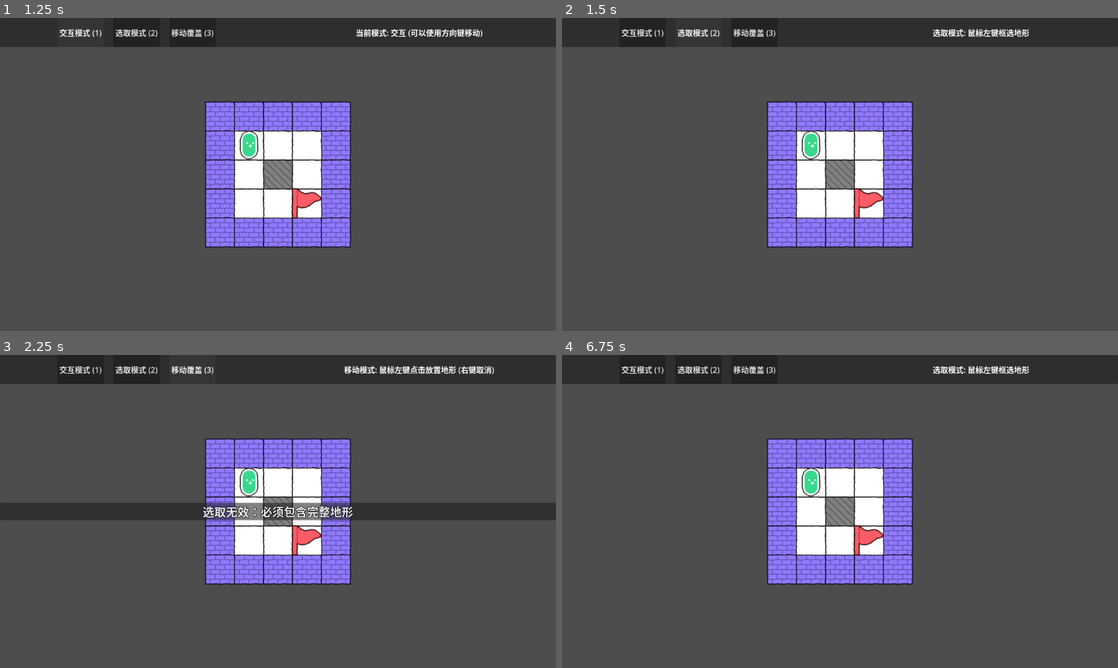
Above: before the commit, frames 1-4 (two rows, left to right).
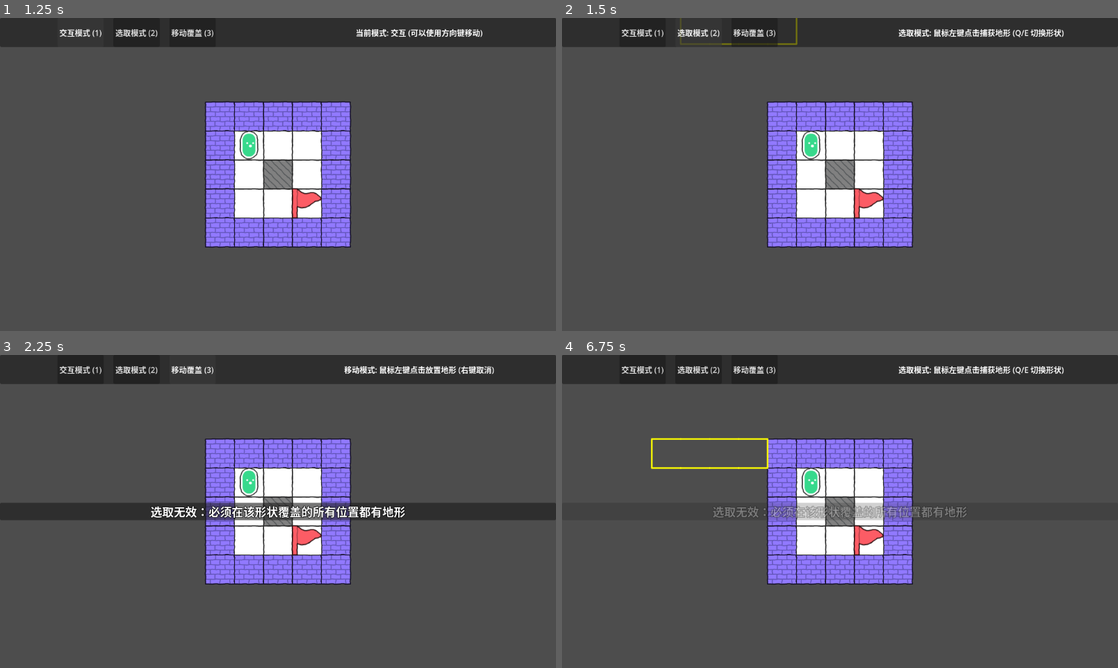
Above: after the commit, the same moments.

Repository: 494311870/jam-mask
Game: Godot game, scene res://scenes/main.tscn
Two runs of this game, one before a commit and one after it. Both use one fixed random seed, a clock stepped at 60 frames per second and the inputs below.
Inputs (mouse positions are in pixels of both pictures, inside the frame that each line leads up to):
- Up to frame 1 (1.25 s): click "交互模式 (1)" at 0.5 s
- Up to frame 2 (1.5 s): click "选取模式 (2)" at 1.25 s
- Up to frame 3 (2.25 s): click "移动覆盖 (3)" at 2 s
- Up to frame 4 (6.75 s): tap Enter at 2.75, 4.25, 5.75 s; move the mouse to (962, 495) at 2.77 s; hold D (move_right) 2.78-3.53 s; tap Q at 2.85, 3.8, 4.35, 5.3 s; click (962, 495) at 2.92 s; tap E at 3.05, 3.6, 4.55, 5.1, 6.05 s; tap Space at 3.5, 5 s; move the mouse to (728, 527) at 3.52 s; hold S (move_down) 3.53-4.28 s; click (728, 527) at 3.67 s; move the mouse to (895, 442) at 4.27 s; hold D (move_right) 4.28-5.03 s; click (895, 442) at 4.42 s; move the mouse to (812, 574) at 5.02 s; hold W (move_up) 5.03-5.78 s; click (812, 574) at 5.17 s; move the mouse to (1006, 558) at 5.77 s; hold A (move_left) from 5.78 s (still down); tap 1 at 5.85 s; click (1006, 558) at 5.92 s; move the mouse to (673, 464) at 6.52 s; tap 2 at 6.6 s; click (673, 464) at 6.67 s

Frame 1 is identical in both runs. In frame 2, 0.6% of the frame differs, in the area x 21-91%, y 0-9%; in frame 3, 1.2%; in frame 4, 2.3%, in the area x 16-91%, y 3-53%.

Commit message:
feat: 添加形状选择功能和预览绘制

Diff:
--- a/scenes/viewfinder/viewfinder_system.gd
+++ b/scenes/viewfinder/viewfinder_system.gd
@@ -2,6 +2,16 @@
 extends Node2D
 
 enum Mode { INTERACT, SELECT, MOVE }
+
+const SHAPES: Array[Array] = [
+	[Vector2i(0, 0), Vector2i(1, 0), Vector2i(2, 0), Vector2i(3, 0)], # I
+	[Vector2i(0, 0), Vector2i(1, 0), Vector2i(0, 1), Vector2i(1, 1)], # O
+	[Vector2i(1, 0), Vector2i(0, 1), Vector2i(1, 1), Vector2i(2, 1)], # T
+	[Vector2i(0, 0), Vector2i(0, 1), Vector2i(1, 1), Vector2i(2, 1)], # J
+	[Vector2i(2, 0), Vector2i(0, 1), Vector2i(1, 1), Vector2i(2, 1)], # L
+	[Vector2i(1, 0), Vector2i(2, 0), Vector2i(0, 1), Vector2i(1, 1)], # S
+	[Vector2i(0, 0), Vector2i(1, 0), Vector2i(1, 1), Vector2i(2, 1)]  # Z
+]
 
 @export var terrain_layer: TileMapLayer
 @export var elements_layer: TileMapLayer
@@ -11,9 +21,7 @@
 		current_mode = value
 		_on_mode_changed()
 
-var selection_start: Vector2i
-var selection_end: Vector2i
-var is_selecting: bool = false
+var active_shape_index: int = 0
 
 # Array of TileDataInfo or similar
 var copied_tiles: Array = []
@@ -46,7 +54,6 @@
 	current_mode = Mode.INTERACT
 
 func _on_mode_changed():
-	is_selecting = false
 	queue_redraw()
 	if overlay_layer:
 		overlay_layer.queue_redraw()
@@ -62,7 +69,7 @@
 		Mode.INTERACT:
 			label_status.text = "当前模式: 交互 (可以使用方向键移动)"
 		Mode.SELECT:
-			label_status.text = "选取模式: 鼠标左键框选地形"
+			label_status.text = "选取模式: 鼠标左键点击捕获地形 (Q/E 切换形状)"
 		Mode.MOVE:
 			label_status.text = "移动模式: 鼠标左键点击放置地形 (右键取消)"
 
@@ -79,6 +86,13 @@
 			current_mode = Mode.SELECT
 		elif event.keycode == KEY_3:
 			current_mode = Mode.MOVE
+		elif current_mode == Mode.SELECT:
+			if event.keycode == KEY_Q:
+				active_shape_index = (active_shape_index - 1 + SHAPES.size()) % SHAPES.size()
+				_update_overlay()
+			elif event.keycode == KEY_E:
+				active_shape_index = (active_shape_index + 1) % SHAPES.size()
+				_update_overlay()
 
 	if current_mode == Mode.INTERACT:
 		return
@@ -87,36 +101,25 @@
 		var mouse_pos = get_global_mouse_position()
 		var map_pos = terrain_layer.local_to_map(terrain_layer.to_local(mouse_pos))
 
-		if event.button_index == MOUSE_BUTTON_LEFT:
+		if event.button_index == MOUSE_BUTTON_LEFT and event.pressed:
 			if current_mode == Mode.SELECT:
-				if event.pressed:
-					is_selecting = true
-					selection_start = map_pos
-					selection_end = map_pos
-				else:
-					is_selecting = false
-					_capture_selection()
+				var current_shape: Array = SHAPES[active_shape_index]
+				_capture_selection(map_pos, current_shape)
 
 			elif current_mode == Mode.MOVE:
-				if event.pressed:
-					_paste_selection(map_pos)
+				_paste_selection(map_pos)
 
 		elif event.button_index == MOUSE_BUTTON_RIGHT and event.pressed:
 			# Cancel or switch back to INTERACT
 			current_mode = Mode.INTERACT
 
-	elif event is InputEventMouseMotion and is_selecting:
-		var mouse_pos = get_global_mouse_position()
-		var map_pos = terrain_layer.local_to_map(terrain_layer.to_local(mouse_pos))
-		selection_end = map_pos
-		queue_redraw()
-		if overlay_layer:
-			overlay_layer.queue_redraw()
-
-func _get_selection_rect() -> Rect2i:
-	var start = Vector2i(min(selection_start.x, selection_end.x), min(selection_start.y, selection_end.y))
-	var end = Vector2i(max(selection_start.x, selection_end.x), max(selection_start.y, selection_end.y))
-	return Rect2i(start, end - start + Vector2i.ONE)
+	elif event is InputEventMouseMotion:
+		_update_overlay()
+
+func _update_overlay():
+	queue_redraw()
+	if overlay_layer:
+		overlay_layer.queue_redraw()
 
 func _map_to_world_rect(rect: Rect2i) -> Rect2:
 	var top_left = terrain_layer.to_global(terrain_layer.map_to_local(rect.position))
@@ -128,6 +131,32 @@
 	bottom_right += Vector2(tile_size) / 2.0
 
 	return Rect2(top_left, bottom_right - top_left)
+
+func _draw_shape_outline(center_map_pos: Vector2i, offsets: Array, color: Color, width: float):
+	var shape_set = {}
+	for o in offsets:
+		shape_set[o] = true
+
+	for o in offsets:
+		var cell_pos = center_map_pos + o
+		var rect = _map_to_world_rect(Rect2i(cell_pos, Vector2i.ONE))
+
+		# 检查四个方向，如果没有邻居，则绘制该方向的线条
+		# Top
+		if not shape_set.has(o + Vector2i(0, -1)):
+			_draw_overlay_line(Vector2(rect.position.x, rect.position.y), Vector2(rect.end.x, rect.position.y), color, width)
+		# Bottom
+		if not shape_set.has(o + Vector2i(0, 1)):
+			_draw_overlay_line(Vector2(rect.position.x, rect.end.y), Vector2(rect.end.x, rect.end.y), color, width)
+		# Left
+		if not shape_set.has(o + Vector2i(-1, 0)):
+			_draw_overlay_line(Vector2(rect.position.x, rect.position.y), Vector2(rect.position.x, rect.end.y), color, width)
+		# Right
+		if not shape_set.has(o + Vector2i(1, 0)):
+			_draw_overlay_line(Vector2(rect.end.x, rect.position.y), Vector2(rect.end.x, rect.end.y), color, width)
+
+func _draw_overlay_line(from: Vector2, to: Vector2, color: Color, width: float):
+	overlay_layer.draw_line(overlay_layer.to_local(from), overlay_layer.to_local(to), color, width, true)
 
 func draw_rect_outline(rect: Rect2, color: Color, width: float):
 	var points = PackedVector2Array([
@@ -143,34 +172,42 @@
 		local_points.append(overlay_layer.to_local(p))
 	overlay_layer.draw_polyline(local_points, color, width, true)
 
-func _capture_selection():
-	var new_rect: Rect2i = _get_selection_rect()
+func _capture_selection(center_map_pos: Vector2i, shape: Array) -> void:
+	var offsets = shape
 	var new_tiles: Array = []
 
-	for x in range(new_rect.position.x, new_rect.end.x):
-		for y in range(new_rect.position.y, new_rect.end.y):
-			var coords: Vector2i = Vector2i(x, y)
-			var source_id: int = terrain_layer.get_cell_source_id(coords)
-
-			# 如果该位置没有图块，则整个选取无效
-			if source_id == -1:
-				copied_tiles.clear()
-				tip_ui.show_tip("选取无效：必须包含完整地形")
-				return
-
-			var atlas_coords: Vector2i = terrain_layer.get_cell_atlas_coords(coords)
-			var alternative_tile: int = terrain_layer.get_cell_alternative_tile(coords)
-
-			new_tiles.append({
-				"offset": coords - new_rect.position,
-				"source_id": source_id,
-				"atlas_coords": atlas_coords,
-				"alternative_tile": alternative_tile
-			})
-
-	selection_rect = new_rect
+	var min_p = Vector2i(999, 999)
+	var max_p = Vector2i(-999, -999)
+
+	for offset in offsets:
+		var coords: Vector2i = center_map_pos + offset
+		var source_id: int = terrain_layer.get_cell_source_id(coords)
+
+		# 如果该形状覆盖的任一位置没有图块，则整个选取无效
+		if source_id == -1:
+			copied_tiles.clear()
+			tip_ui.show_tip("选取无效：必须在该形状覆盖的所有位置都有地形")
+			return
+
+		min_p.x = min(min_p.x, offset.x)
+		min_p.y = min(min_p.y, offset.y)
+		max_p.x = max(max_p.x, offset.x)
+		max_p.y = max(max_p.y, offset.y)
+
+		var atlas_coords: Vector2i = terrain_layer.get_cell_atlas_coords(coords)
+		var alternative_tile: int = terrain_layer.get_cell_alternative_tile(coords)
+
+		new_tiles.append({
+			"offset": offset,
+			"source_id": source_id,
+			"atlas_coords": atlas_coords,
+			"alternative_tile": alternative_tile
+		})
+
+	selection_rect = Rect2i(min_p, max_p - min_p + Vector2i.ONE)
 	copied_tiles = new_tiles
 	tip_ui.show_tip("选取成功：已捕获 " + str(copied_tiles.size()) + " 个图块")
+	current_mode = Mode.MOVE
 
 func _can_place_at(target_pos: Vector2i) -> bool:
 	if copied_tiles.is_empty():
@@ -230,23 +267,23 @@
 
 func _on_overlay_draw():
 	if current_mode == Mode.SELECT:
-		if is_selecting:
-			var rect = _get_selection_rect()
-			var outline_rect = _map_to_world_rect(rect)
-			draw_rect_outline(outline_rect, Color.YELLOW, 2.0)
+		var mouse_pos = get_global_mouse_position()
+		var map_pos = terrain_layer.local_to_map(terrain_layer.to_local(mouse_pos))
+		var offsets = SHAPES[active_shape_index]
+		_draw_shape_outline(map_pos, offsets, Color.YELLOW, 2.0)
 
 	elif current_mode == Mode.MOVE:
 		var mouse_pos = get_global_mouse_position()
 		var map_pos = terrain_layer.local_to_map(terrain_layer.to_local(mouse_pos))
 		if copied_tiles.size() > 0:
-			# Preview where it will be pasted
-			var rect = selection_rect
-			rect.position = map_pos
-			var outline_rect = _map_to_world_rect(rect)
-
 			var is_valid = _can_place_at(map_pos)
 			var border_color = Color.GREEN if is_valid else Color.RED
-			draw_rect_outline(outline_rect, border_color, 3.0)
+
+			var offsets = []
+			for tile in copied_tiles:
+				offsets.append(tile.offset)
+
+			_draw_shape_outline(map_pos, offsets, border_color, 2.5)
 
 func _update_preview_layer_cells():
 	preview_layer.clear()
